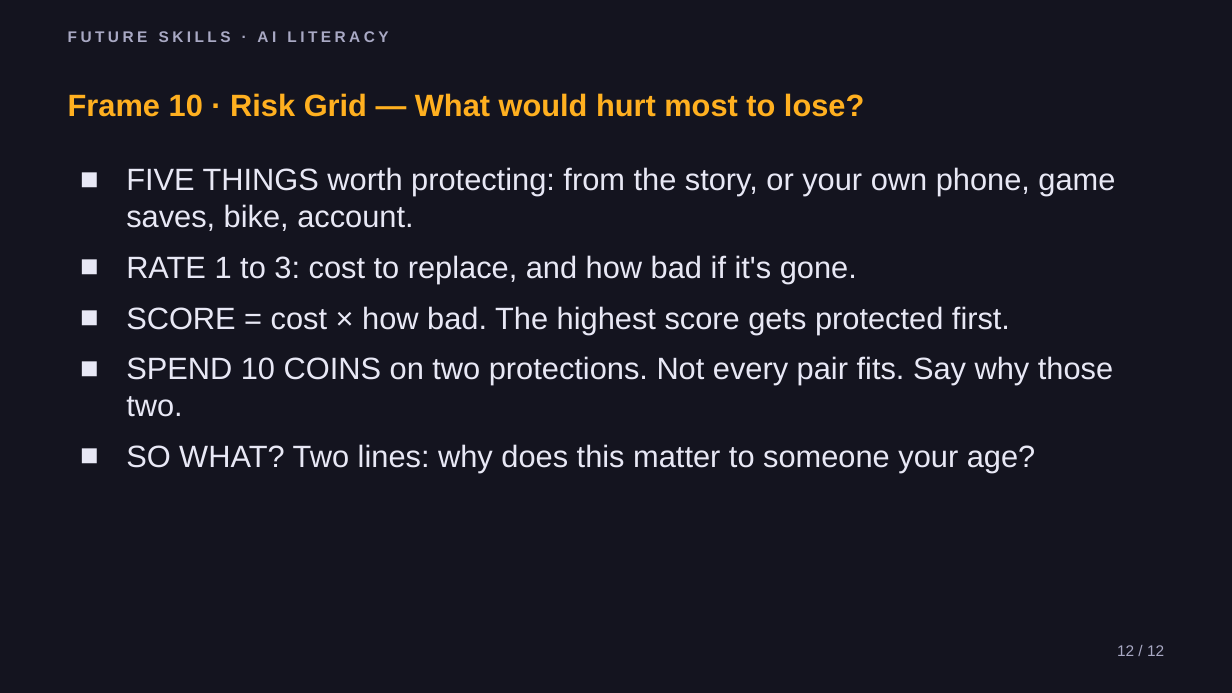
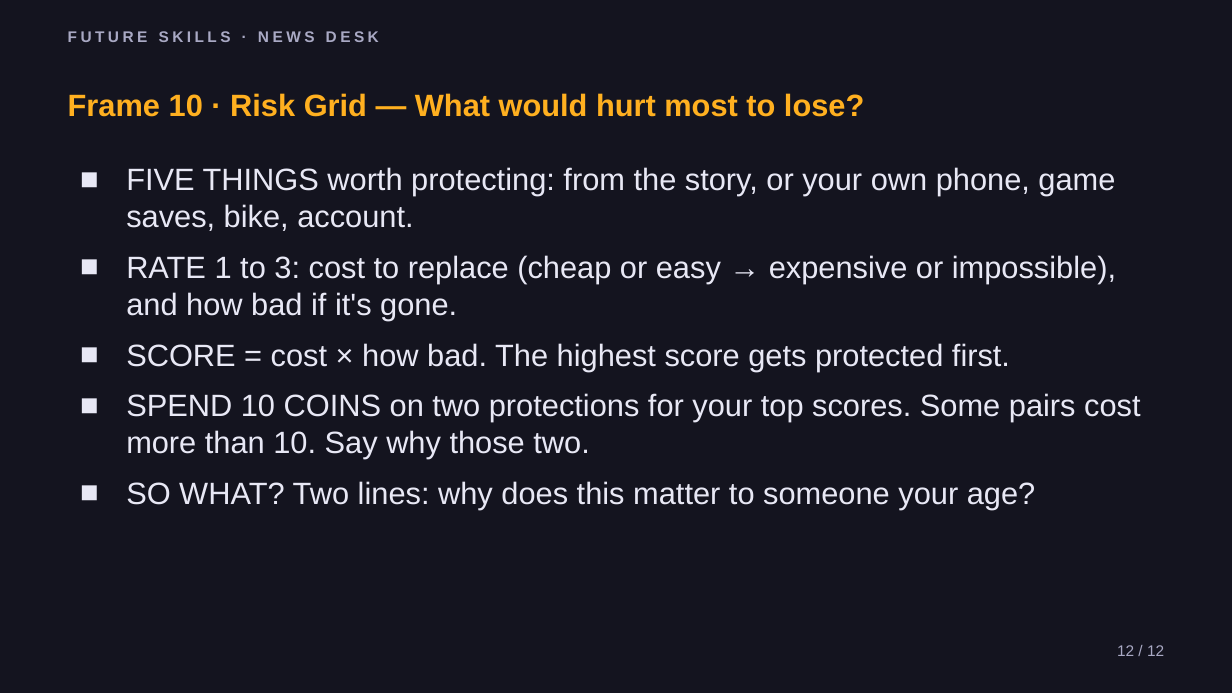
Before and after one commit to phiunit/tptphi, a slide deck: slide 12 of products/news-desk-frames/dist/News Desk - Slides.pptx. Drawn at 1232x693 pixels with LibreOffice and Linux fonts; fonts in the diff are those of the drawing. Boxes give left, top, right and bottom in pixels: in the first picture for what was removed or moved away, otherwise in the second. Text is boxed around its words. In the diff, an @@ line names an element or a change of style, - is before the commit and + after.

```diff
--- a/products/news-desk-frames/dist/News Desk - Slides.pptx
+++ b/products/news-desk-frames/dist/News Desk - Slides.pptx
@@ text at [68, 31, 379, 42]: text changed @@
-FUTURE SKILLS · AI LITERACY
+FUTURE SKILLS · NEWS DESK
@@ text at [126, 255, 1116, 321]: text changed @@
-■ RATE 1 to 3: cost to replace, and how bad if it's gone.
+■ RATE 1 to 3: cost to replace (cheap or easy → expensive or impossible), and how bad if it's gone.
@@ text at [126, 393, 1140, 459]: text changed @@
-■ SPEND 10 COINS on two protections. Not every pair fits. Say why those two.
+■ SPEND 10 COINS on two protections for your top scores. Some pairs cost more than 10. Say why those two.
```
Also in this commit, not shown: 11 other slides changed, 58 other files.
